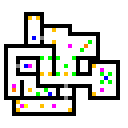
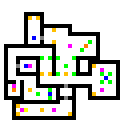
Comparing the layer stacks of the two w=128, h=128 images. Changes:
painted on "Background" over [8, 80, 76, 120]
